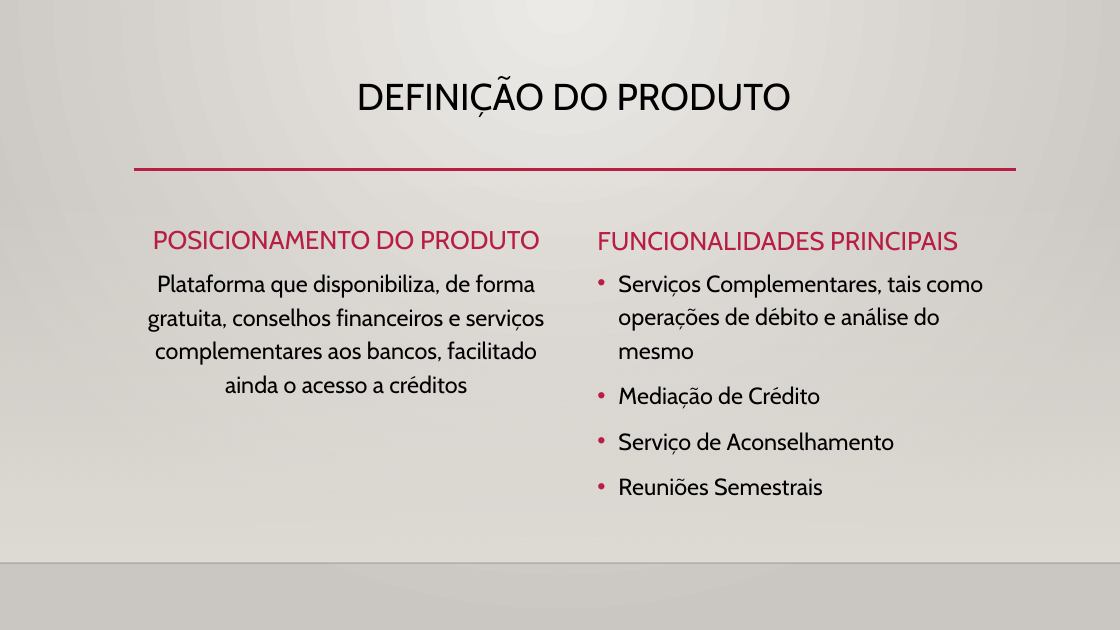
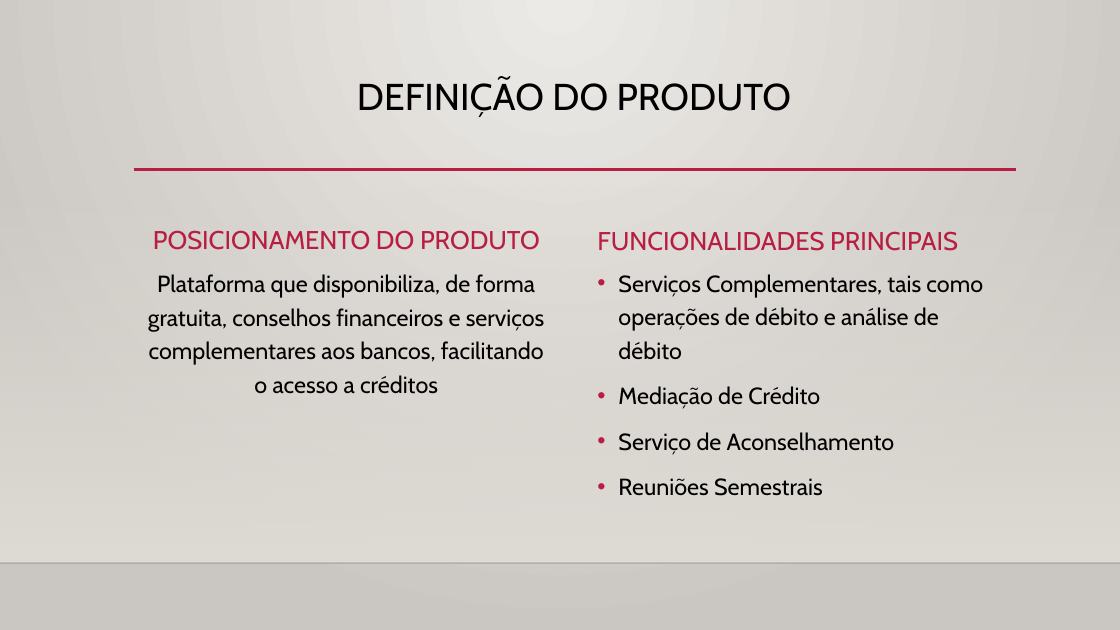
Before and after one commit to Projeto-ECO/Fase-1, a slide deck: slide 10 of Editables/Fase 1 - Apresentação.pptx. Drawn at 1120x630 pixels with LibreOffice and Linux fonts; fonts in the diff are those of the drawing; background and template pictures are left out. Boxes give left, top, right and bottom in pixels: in the first picture for what was removed or moved away, otherwise in the second. Text is boxed around its words. In the diff, an @@ line names an element or a change of style, - is before the commit and + after.

Commit message:
Pequena Mudança na Plataforma de Utilização
Declaração da plataforma WEB

```diff
--- a/Editables/Fase 1 - Apresentação.pptx
+++ b/Editables/Fase 1 - Apresentação.pptx
@@ text at (148,274,544,394): text changed @@
-Plataforma que disponibiliza, de forma gratuita, conselhos financeiros e serviços complementares aos bancos, facilitado ainda o acesso a créditos
+Plataforma que disponibiliza, de forma gratuita, conselhos financeiros e serviços complementares aos bancos, facilitando o acesso a créditos
@@ text at (618,274,983,360): text changed @@
-• Serviços Complementares, tais como operações de débito e análise do mesmo
+• Serviços Complementares, tais como operações de débito e análise de débito
```
Also in this commit, not shown: 1 other slide changed, 3 other files.
